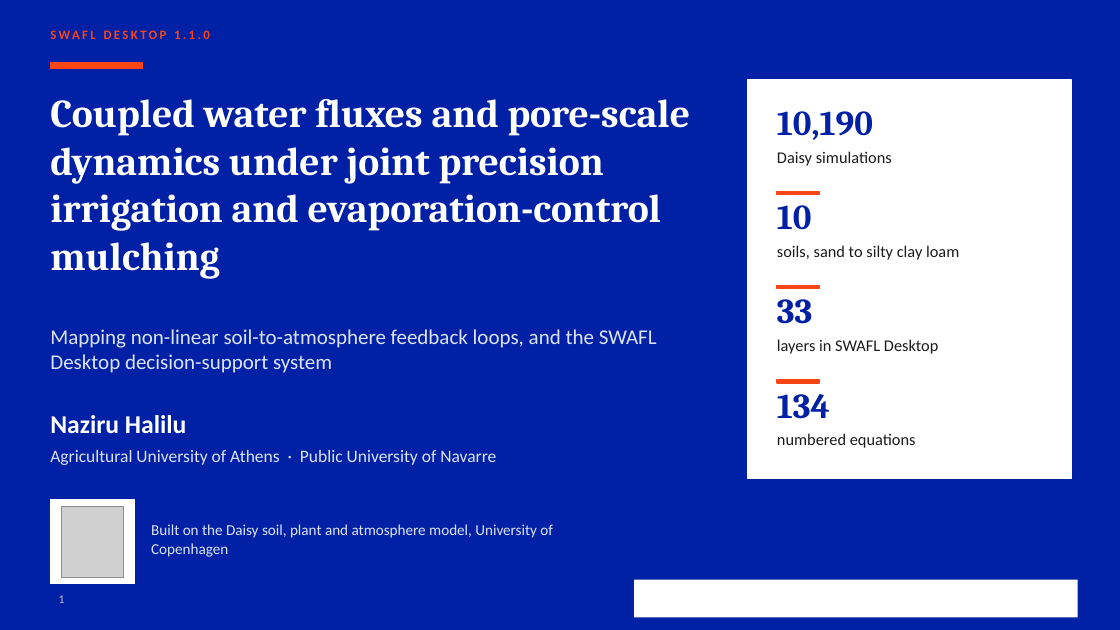
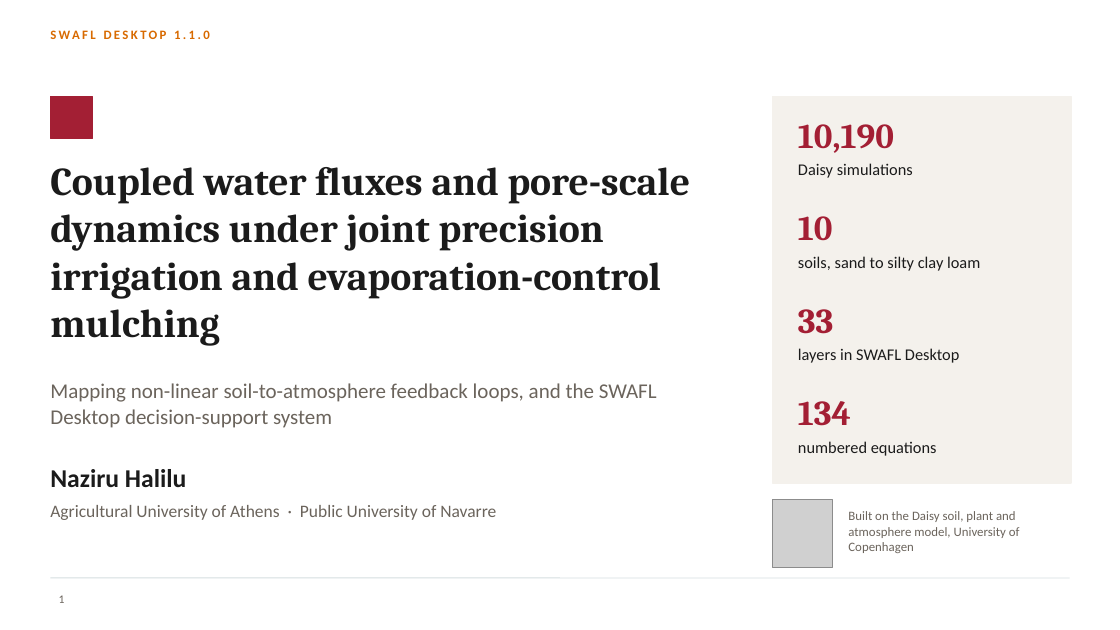
Before and after one commit to halilunaziru73-creator/Coupled-Water-Fluxes-Pore-Scale-Dynamics-Precision-Irrigation-Mulching-Feedback-Loops, a slide deck: slide 1 of Manuscripts/pdf/Supplementary/SWAFL_Presentation.pptx. Drawn at 1120x630 pixels with LibreOffice and Linux fonts; fonts in the diff are those of the drawing; grey boxes stand for pictures; background and template pictures are left out. Boxes give left, top, right and bottom in pixels: in the first picture for what was removed or moved away, otherwise in the second. Text is boxed around its words. In the diff, an @@ line names an element or a change of style, - is before the commit and + after.

Commit message:
Presentation: first slide in the same plain red and grey style as the rest

```diff
--- a/Manuscripts/pdf/Supplementary/SWAFL_Presentation.pptx
+++ b/Manuscripts/pdf/Supplementary/SWAFL_Presentation.pptx
@@ background #0021A5 to #FFFFFF @@
@@ text "SWAFL DESKTOP 1.1.0" at bbox=[174, 30, 209, 39]: text colour #FA4616 to #D86A00 @@
@@ rectangle: place and size @@
-rectangle at bbox=[50, 63, 143, 69]
+rectangle at bbox=[50, 97, 92, 139]
@@ rectangle at bbox=[50, 97, 92, 139]: fill #FA4616 to #A31F34; outline #FA4616 1 pt to #A31F34 1 pt @@
@@ rectangle: place and size @@
-rectangle at bbox=[748, 80, 1071, 479]
+rectangle at bbox=[773, 97, 1071, 483]
@@ rectangle at bbox=[773, 97, 1071, 483]: fill #FFFFFF to #F4F1EC; outline #FFFFFF 1 pt to #F4F1EC 1 pt @@
@@ text "10,190": place and size @@
-text "10,190" at bbox=[777, 111, 873, 140]
+text "10,190" at bbox=[798, 124, 894, 153]
@@ text "Coupled water fluxes and pore-scale ...": place and size @@
-text "Coupled water fluxes and pore-scale ..." at bbox=[50, 99, 691, 279]
+text "Coupled water fluxes and pore-scale ..." at bbox=[50, 167, 691, 346]
@@ text "Coupled water fluxes and pore-scale ..." at bbox=[50, 167, 691, 346]: text colour #FFFFFF to #1B1B1B @@
@@ text "Daisy simulations": place and size @@
-text "Daisy simulations" at bbox=[777, 151, 892, 166]
+text "Daisy simulations" at bbox=[798, 163, 913, 178]
@@ rectangle removed at bbox=[777, 192, 819, 195] @@
@@ text colour #0021A5 to #A31F34 in 4 elements at bbox=[798, 124, 894, 153], bbox=[798, 401, 851, 426], bbox=[798, 309, 834, 334], bbox=[798, 216, 833, 241] @@
@@ text "10": place and size @@
-text "10" at bbox=[777, 205, 812, 230]
+text "10" at bbox=[798, 216, 833, 241]
@@ text "soils, sand to silty clay ...": place and size @@
-text "soils, sand to silty clay ..." at bbox=[777, 245, 959, 260]
+text "soils, sand to silty clay ..." at bbox=[798, 256, 980, 271]
@@ rectangle removed at bbox=[777, 286, 819, 289] @@
@@ text "33": place and size @@
-text "33" at bbox=[777, 299, 813, 324]
+text "33" at bbox=[798, 309, 834, 334]
@@ text "layers in SWAFL Desktop": place and size @@
-text "layers in SWAFL Desktop" at bbox=[777, 339, 938, 354]
+text "layers in SWAFL Desktop" at bbox=[798, 348, 959, 363]
@@ text "Mapping non-linear soil-to-atmosphere feedback loops, ...": place and size @@
-text "Mapping non-linear soil-to-atmosphere feedback loops, ..." at bbox=[50, 329, 657, 373]
+text "Mapping non-linear soil-to-atmosphere feedback loops, ..." at bbox=[50, 383, 657, 428]
@@ text "Mapping non-linear soil-to-atmosphere feedback loops, ..." at bbox=[50, 383, 657, 428]: text colour #DCE3F7 to #6B645C @@
@@ rectangle removed at bbox=[777, 380, 819, 383] @@
@@ text "134": place and size @@
-text "134" at bbox=[777, 394, 830, 419]
+text "134" at bbox=[798, 401, 851, 426]
@@ text "numbered equations": place and size @@
-text "numbered equations" at bbox=[777, 433, 916, 448]
+text "numbered equations" at bbox=[798, 441, 937, 456]
@@ text "Naziru Halilu": place and size @@
-text "Naziru Halilu" at bbox=[50, 415, 496, 465]
+text "Naziru Halilu" at bbox=[50, 469, 496, 520]
@@ text "Naziru Halilu" at bbox=[50, 469, 496, 520]: text colour #FFFFFF to #1B1B1B in "Naziru Halilu"; text colour #DCE3F7 to #6B645C in "Agricultural University of Athens · Public University ..." @@
@@ rectangle removed at bbox=[50, 500, 134, 584] @@
@@ picture: place and size @@
-picture at bbox=[61, 507, 124, 577]
+picture at bbox=[773, 500, 833, 567]
@@ text "Built on the Daisy soil, ...": place and size @@
-text "Built on the Daisy soil, ..." at bbox=[151, 524, 553, 557]
+text "Built on the Daisy soil, ..." at bbox=[848, 511, 1020, 553]
@@ text "Built on the Daisy soil, ..." at bbox=[848, 511, 1020, 553]: size 13 to 11 pt, text colour #DCE3F7 to #6B645C @@
@@ page number at bbox=[59, 595, 65, 603]: text colour #BFBFBF to #6B645C @@
@@ line added from (50, 578) to (1070, 578), #D5DEE0 0.75 pt @@
@@ rectangle removed at bbox=[634, 580, 1078, 618] @@
```
